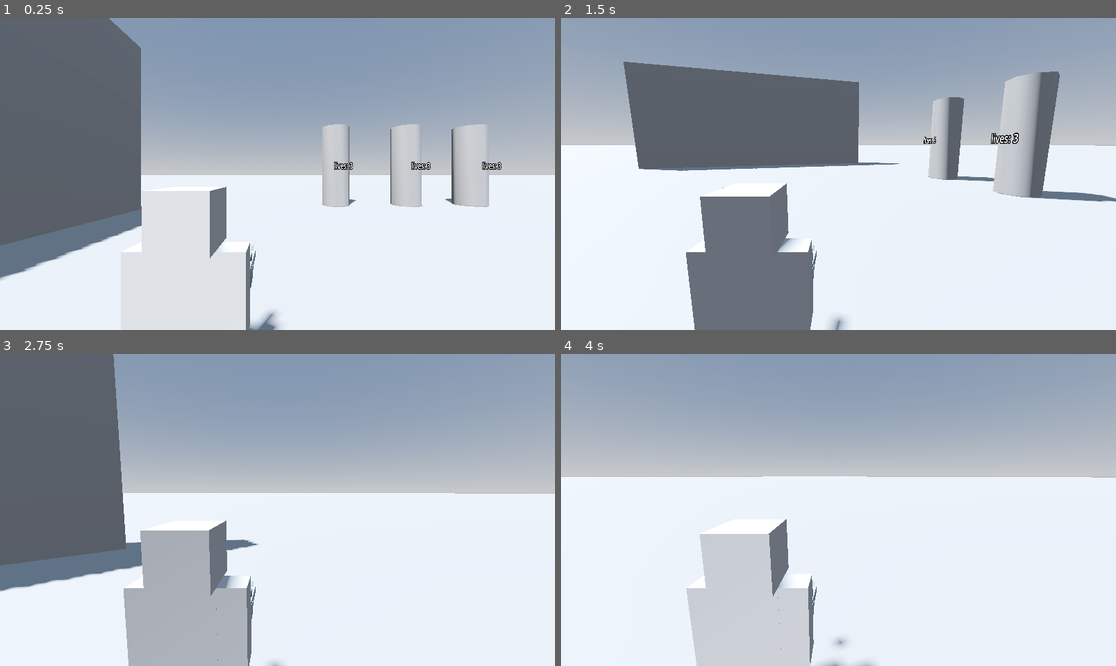
Above: before the commit, frames 1-4 (two rows, left to right).
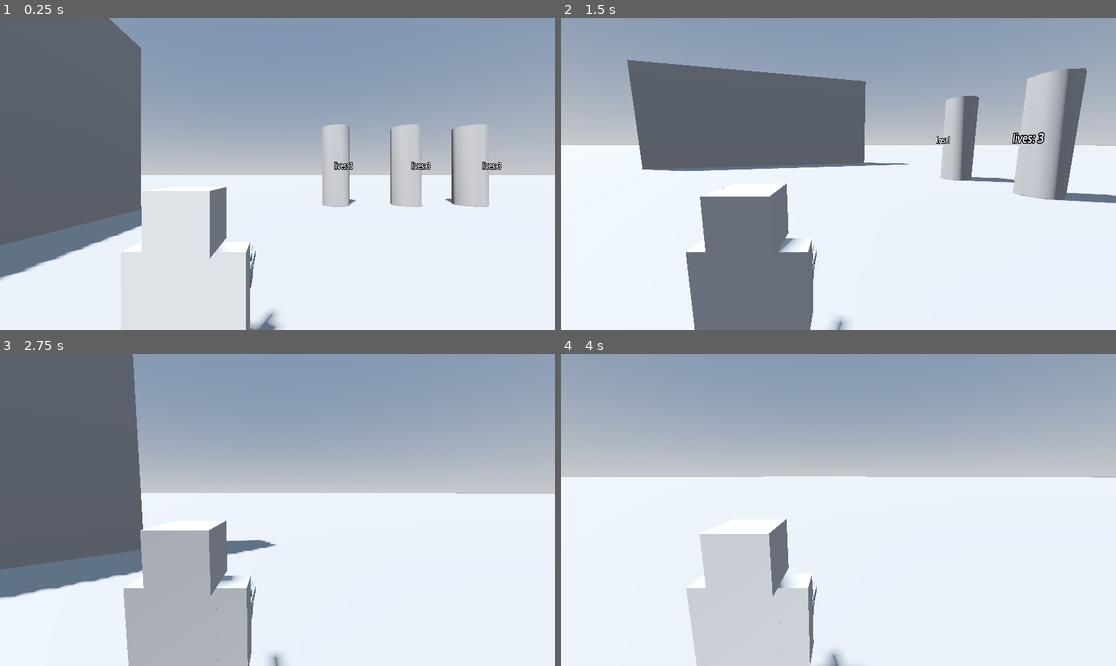
Above: after the commit, the same moments.

Repository: cheskya/ISCS3014-Project5
Game: Godot game, scene res://main.tscn
The game is run twice, just before and just after one commit, with the same random seed, the same clock (stepped at 60 frames per second) and the same inputs.
Inputs (mouse positions are in pixels of both pictures, inside the frame that each line leads up to):
- Up to frame 1 (0.25 s): no input
- Up to frame 2 (1.5 s): tap Enter at 0.5 s; move the mouse to (960, 158) at 0.52 s; press the mouse at (960, 158) at 0.53 s; hold D (move_right) 0.53-1.28 s; move the mouse to (810, 174) at 1.27 s; release the mouse at (810, 174) at 1.28 s; hold W (move_forward) from 1.28 s (still down); tap Space (shoot) at 1.35 s
- Up to frame 3 (2.75 s): keep holding W (move_forward); move the mouse to (288, 503) at 2.02 s; press the mouse at (288, 503) at 2.03 s
- Up to frame 4 (4 s): keep holding W (move_forward); move the mouse to (832, 516) at 2.77 s; release the mouse at (832, 516) at 2.78 s; tap Space (shoot) at 2.85 s; move the mouse to (877, 513) at 3.52 s; press the mouse at (877, 513) at 3.53 s

The runs differ from the first frame. In frame 1, less than 0.1% of the frame differs, in the area x 15-86%, y 60-66%; in frame 2, 7.8%, in the area x 11-100%, y 13-100%; in frame 3, 3.4%; in frame 4, 0.2%.

Commit message:
Fix raycasts

Diff:
--- a/scenes/player/player.gd
+++ b/scenes/player/player.gd
@@ -76,9 +76,7 @@
 			add_child(instance)
 
 	if _cam_raycast.is_colliding():
-		# if colliding with something, adjust gun raycast
-		_gun_raycast.target_position = _cam_raycast.target_position * -1
-		print(_cam_raycast.get_collider().get_name())
+		_gun_raycast.target_position = _gun_raycast.to_local(_cam_raycast.get_collision_point())
 	else:
 		_gun_raycast.target_position = init_gun_raycast
 
--- a/scenes/player/player.tscn
+++ b/scenes/player/player.tscn
@@ -69,11 +69,11 @@
 
 [node name="Camera3D" type="Camera3D" parent="CameraPivot"]
 unique_name_in_owner = true
-transform = Transform3D(-1, 0, -1.50996e-07, 0, 1, 0, 1.50996e-07, 0, -1, -0.6, 0.3, -1.4)
+transform = Transform3D(-1, 0, 8.74228e-08, 0, 1, 0, -8.74228e-08, 0, -1, -0.6, 0.3, -1.4)
 
 [node name="CamRayCast" type="RayCast3D" parent="CameraPivot/Camera3D"]
 unique_name_in_owner = true
-target_position = Vector3(0, 0, -10)
+target_position = Vector3(0, 0, -14.5)
 collision_mask = 16
 
 [node name="Gun" parent="CameraPivot" instance=ExtResource("3_1l62a")]
@@ -88,13 +88,14 @@
 unique_name_in_owner = true
 transform = Transform3D(1, 0, 0, 0, 1.25264, 0, 0, 0, 1.19178, 0, 0.169422, 0.312092)
 target_position = Vector3(0, 0, 7)
+collision_mask = 16
 
 [node name="Body" parent="." instance=ExtResource("1_kk6w3")]
 unique_name_in_owner = true
 transform = Transform3D(0.1, 0, 0, 0, 0.1, 0, 0, 0, 0.1, 0, 0, 0)
 
 [node name="CollisionShape3D" type="CollisionShape3D" parent="."]
-transform = Transform3D(1, 0, 0, 0, 0.999004, 0.0446133, 0, -0.0446133, 0.999004, 0, 0.790965, 0)
+transform = Transform3D(1, 0, 0, 0, 1, 0, 0, 0, 1, 0, 0.790965, 0)
 shape = SubResource("CapsuleShape3D_6bw2b")
 
 [node name="ShootTimer" type="Timer" parent="."]
